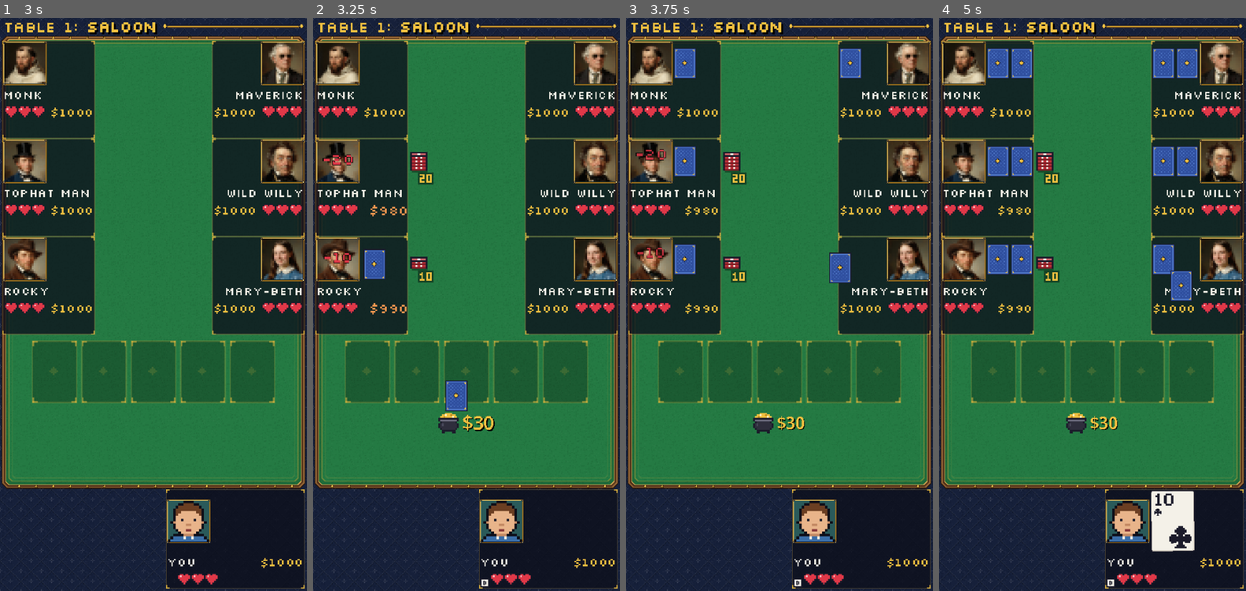
Above: before the commit, frames 1-4 (left to right).
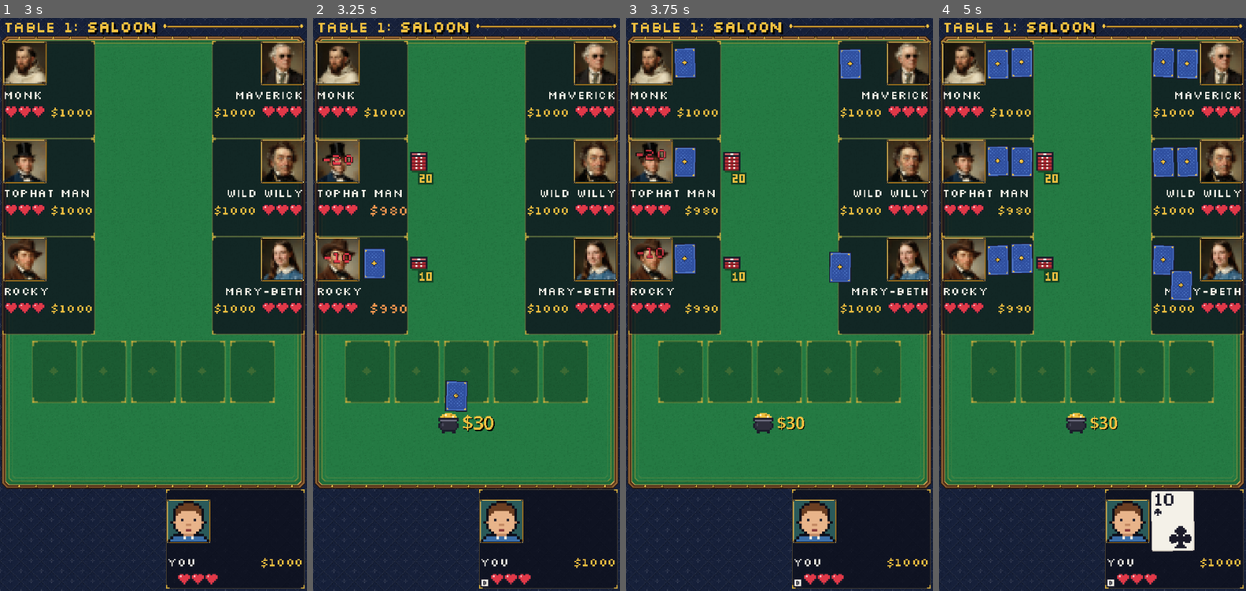
Above: after the commit, the same moments.

Repository: ryanlacroix/poker2
Game: Godot game, scene res://scenes/table.tscn
Two runs of this game, one before a commit and one after it. Both use one fixed random seed, a clock stepped at 60 frames per second and the inputs below. This scene is started directly instead of the project's main scene.
Inputs (mouse positions are in pixels of both pictures, inside the frame that each line leads up to):
- Up to frame 1 (3 s): tap Enter at 0.5, 2 s; drag from (236, 539) to (184, 178) at 0.52 s; tap Space at 1.25 s; drag from (49, 287) to (138, 419) at 1.27 s; move the mouse to (49, 189) at 2.02 s; tap R at 2.1 s; click (49, 189) at 2.17 s; drag from (49, 86) to (61, 218) at 2.77 s
- Up to frame 2 (3.25 s): no input
- Up to frame 3 (3.75 s): drag from (883, 86) to (794, 304) at 3.52 s
- Up to frame 4 (5 s): drag from (1196, 189) to (1046, 161) at 4.27 s

Frame 1 is identical in both runs. In frame 2, 0.2% of the frame differs, in the area x 16-51%, y 40-69%; in frame 3, 0.4%; in frame 4, 1.1%, in the area x 15-85%, y 5-50%.

Commit message:
added sway to all player hole cards

Diff:
--- a/scripts/ui/seat_view.gd
+++ b/scripts/ui/seat_view.gd
@@ -175,10 +175,10 @@
 		var view := CardView.new()
 		view.pixel_scale = card_scale
 		view.position = cards_origin + Vector2(i * (CardView.CARD_SIZE.x * card_scale + 2), 0)
+		view.sway = true
 		if player.is_human():
 			view.resting_z = HUMAN_CARDS_Z
 			view.z_index = HUMAN_CARDS_Z
-			view.sway = true
 		add_child(view)
 		_cards.append(view)
 	var labels_y := 52.0 if _is_compact() else _wide_labels_y()
